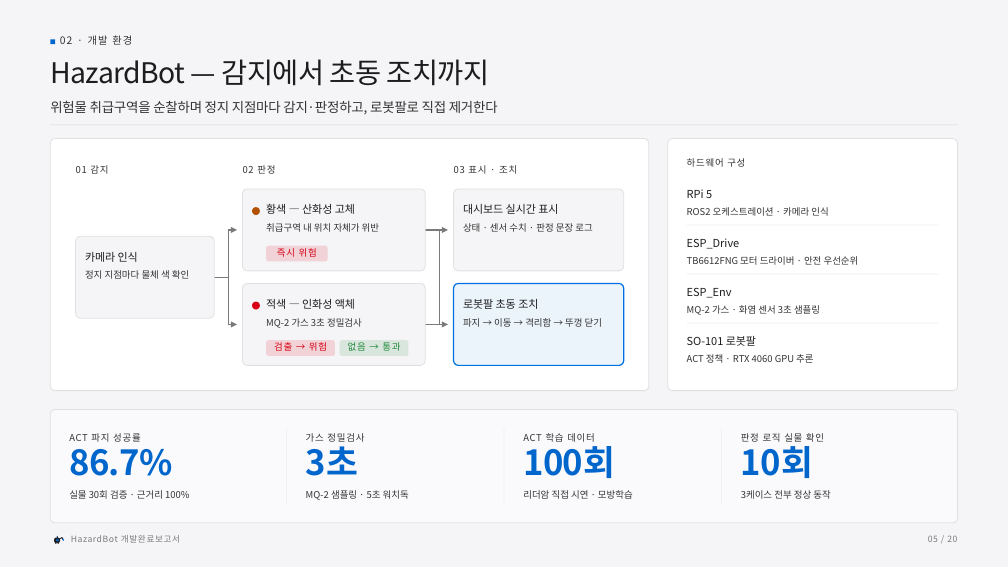
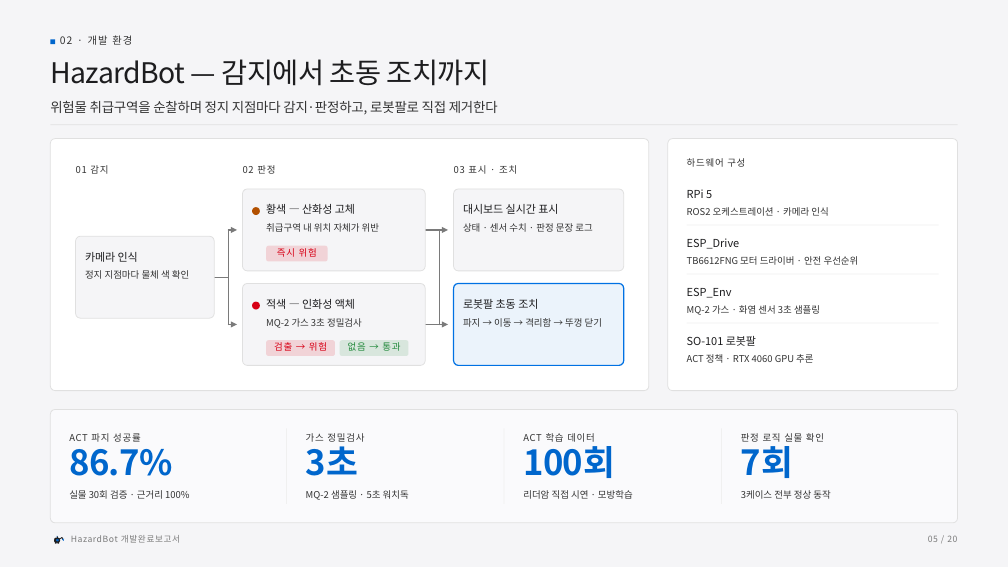
Before and after one commit to Hwansng/2026ESWContest_free_ISANGMU, a slide deck: slide 6 of report/HazardBot_개발완료보고서_2026-09-01.pptx. Drawn at 1008x567 pixels with LibreOffice and Linux fonts; fonts in the diff are those of the drawing. Boxes give left, top, right and bottom in pixels: in the first picture for what was removed or moved away, otherwise in the second. Text is boxed around its words. In the diff, an @@ line names an element or a change of style, - is before the commit and + after.

```diff
--- a/report/HazardBot_개발완료보고서_2026-09-01.pptx
+++ b/report/HazardBot_개발완료보고서_2026-09-01.pptx
@@ text at bbox=[741, 441, 793, 478]: text changed @@
-10회
+7회
```
Also in this commit, not shown: 3 other slides changed, 3 other files.
